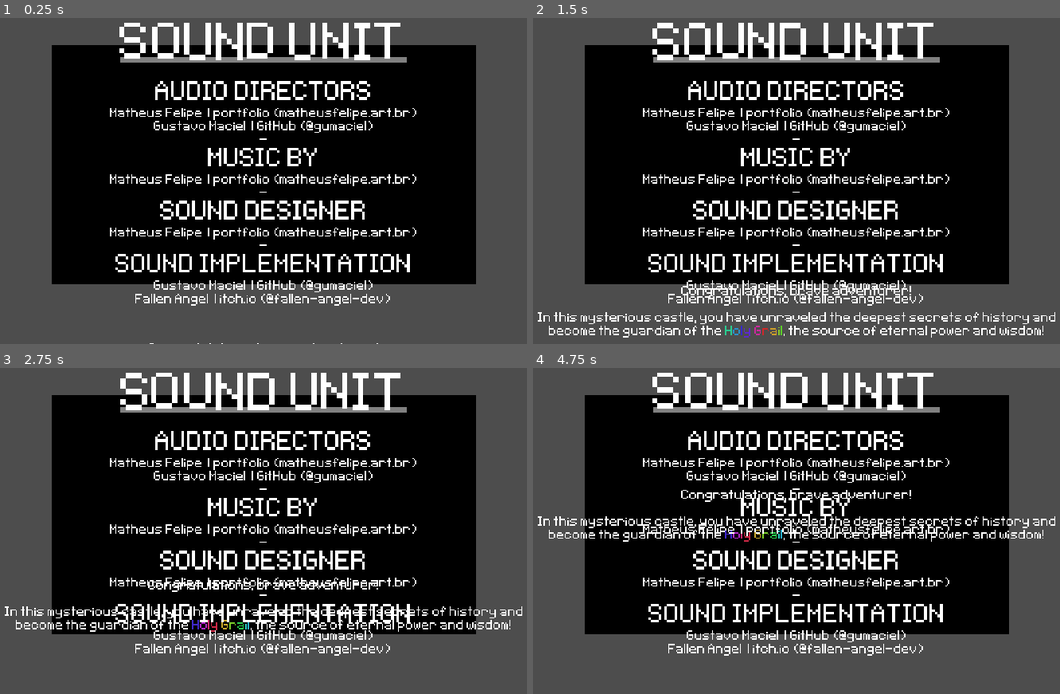
Above: before the commit, frames 1-4 (two rows, left to right).
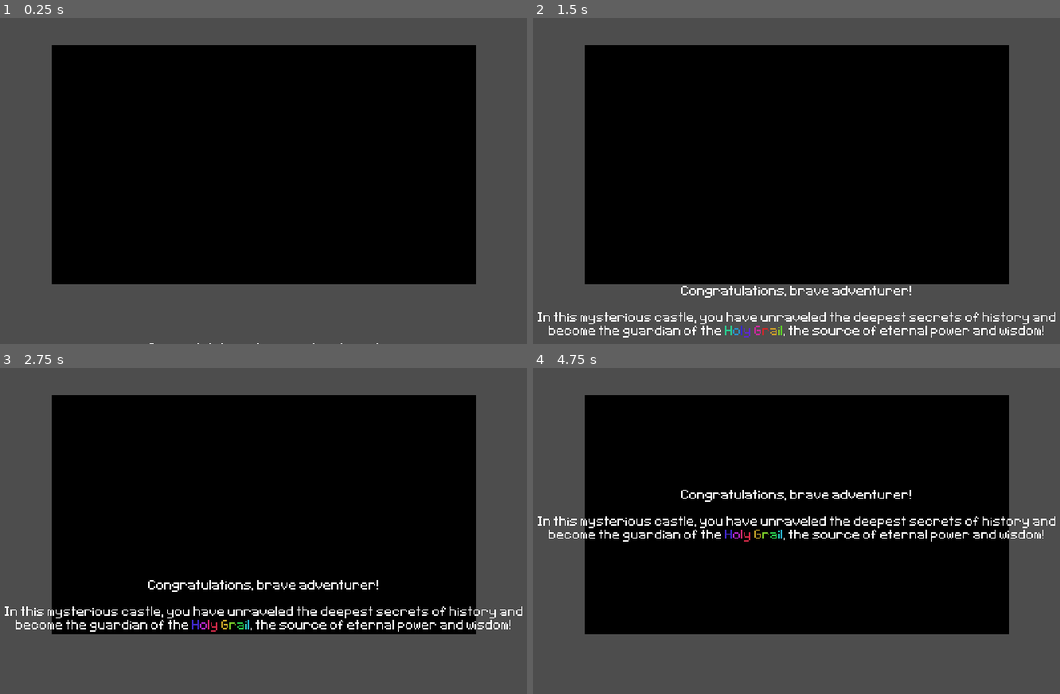
Above: after the commit, the same moments.

Repository: gumaciel/awesome-game-jam-01
Game: Godot game, scene res://scenes/main/main.tscn
Same seed, same stepped clock (60 frames per second), same inputs: the game is played once before the commit and once after it. The engine's default icon, where the game draws it, is replaced by a stand-in: a white triangle on a blue panel in a dark square.
Inputs (mouse positions are in pixels of both pictures, inside the frame that each line leads up to):
- Up to frame 1 (0.25 s): no input
- Up to frame 2 (1.5 s): move the mouse to (938, 145) at 0.52 s; hold D (move_right) 0.53-1.28 s; hold J (alternate) 0.53-1.28 s; click (938, 145) at 0.67 s; move the mouse to (670, 181) at 1.27 s; hold S (move_down) from 1.28 s (still down); tap J (alternate) at 1.35 s
- Up to frame 3 (2.75 s): move the mouse to (326, 436) at 2.02 s; release S (move_down) at 2.03 s; hold D (move_right) from 2.03 s (still down); hold J (alternate) from 2.03 s (still down)
- Up to frame 4 (4.75 s): move the mouse to (764, 586) at 2.77 s; release D (move_right) at 2.78 s; release J (alternate) at 2.78 s; hold W (move_up) 2.78-3.53 s; tap J (alternate) at 2.85, 4.35 s; click (764, 586) at 2.92 s; move the mouse to (986, 566) at 3.52 s; hold J (alternate) 3.53-4.28 s; hold A (move_left) from 3.53 s (still down); move the mouse to (606, 459) at 4.27 s

The runs differ from the first frame. In frame 1, 9.1% of the frame differs, in the area x 20-80%, y 1-89%; in frame 2, 9.0%; in frame 3, 8.8%; in frame 4, 9.0%.

Commit message:
Update ending.tscn

Diff:
--- a/scenes/ending/ending.tscn
+++ b/scenes/ending/ending.tscn
@@ -6,33 +6,6 @@
 [ext_resource type="AudioStream" uid="uid://dnxx6utf1pt1c" path="res://assets/sounds/musics/Final_-_Creditos.ogg" id="3_26rg2"]
 [ext_resource type="FontFile" uid="uid://c6yps1ak18s04" path="res://assets/fonts/Pixeltype.ttf" id="5_0wkje"]
 [ext_resource type="Texture2D" uid="uid://cvxso3oph40vl" path="res://scenes/main/assets/release/Shine_text.png" id="5_uqq1j"]
-
-[sub_resource type="Animation" id="Animation_5im24"]
-length = 0.001
-tracks/0/type = "value"
-tracks/0/imported = false
-tracks/0/enabled = true
-tracks/0/path = NodePath("Sound/SoundUnit:visible")
-tracks/0/interp = 1
-tracks/0/loop_wrap = true
-tracks/0/keys = {
-"times": PackedFloat32Array(0),
-"transitions": PackedFloat32Array(1),
-"update": 1,
-"values": [false]
-}
-tracks/1/type = "value"
-tracks/1/imported = false
-tracks/1/enabled = true
-tracks/1/path = NodePath("Sound/SoundUnit:position")
-tracks/1/interp = 1
-tracks/1/loop_wrap = true
-tracks/1/keys = {
-"times": PackedFloat32Array(0),
-"transitions": PackedFloat32Array(1),
-"update": 0,
-"values": [Vector2(0, 0)]
-}
 
 [sub_resource type="Animation" id="Animation_pr8wy"]
 resource_name = "load"
@@ -221,12 +194,11 @@
 "times": PackedFloat32Array(85, 91, 94, 100),
 "transitions": PackedFloat32Array(1, 1, 1, 1),
 "update": 0,
-"values": [Vector2(0, 0), Vector2(0, 0), Vector2(0, 0), Vector2(0, 0)]
+"values": [Vector2(0, 250), Vector2(0, 0), Vector2(0, 0), Vector2(0, -260)]
 }
 
 [sub_resource type="AnimationLibrary" id="AnimationLibrary_6nqxf"]
 _data = {
-"RESET": SubResource("Animation_5im24"),
 "load": SubResource("Animation_pr8wy")
 }
 
@@ -537,7 +509,6 @@
 grow_vertical = 2
 
 [node name="SoundUnit" type="VBoxContainer" parent="Sound"]
-visible = false
 layout_mode = 2
 
 [node name="Title" type="RichTextLabel" parent="Sound/SoundUnit"]
Not shown: 1 places in scenes/ending/ending.tscn that only renumber resources
